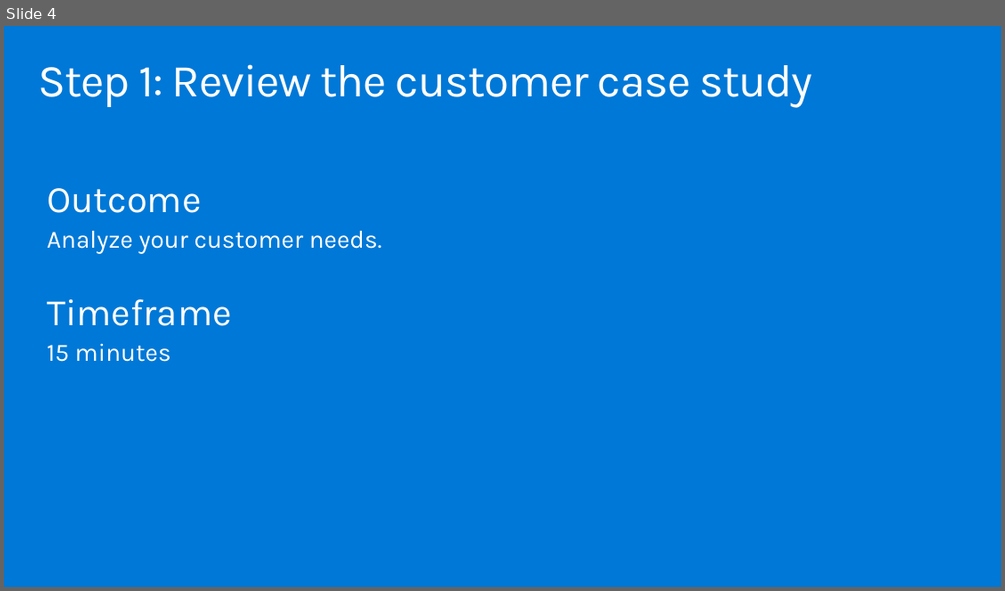
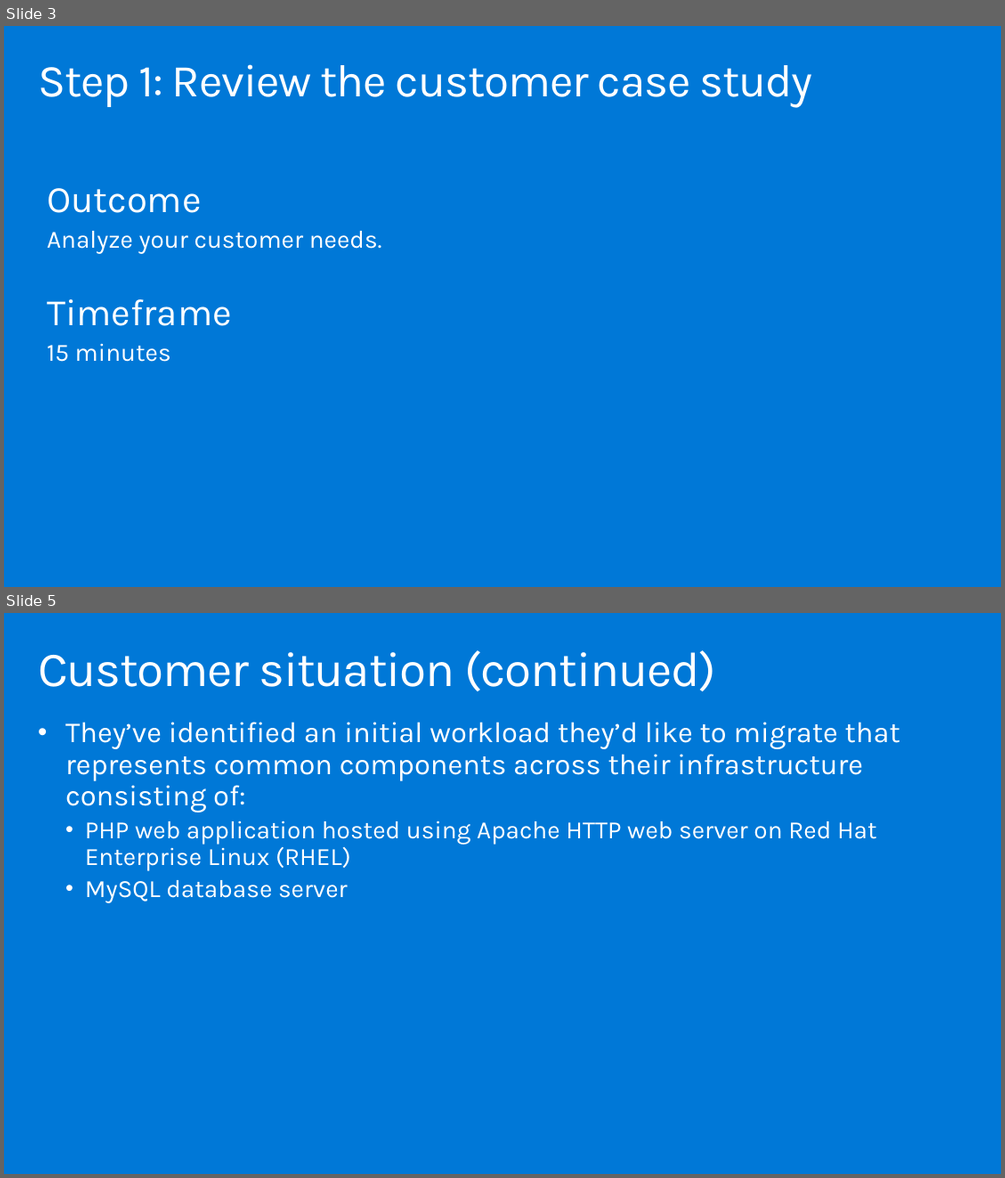
Before and after one commit to solliancenet/MCW-Migrate-Linux-OSS-DB-to-Azure, a slide deck: Whiteboard design session/WDS trainer presentation - Migrate and modernize case for Linux and OSS DB to Azure.pptx. Shown one above the other, each under a label of ours: slide 4 before the commit, slides 3 and 5 after it; the slides between them are not shown. The pictures are 1005x591 and 1005x1178 pixels, drawn with LibreOffice and Linux fonts; fonts in the diff are those of the drawing. Boxes give left, top, right and bottom in pixels: in the first picture for what was removed or moved away, otherwise in the second. Text is boxed around its words. In the diff, an @@ line names an element or a change of style, - is before the commit and + after.

```diff
--- a/Whiteboard design session/WDS trainer presentation - Migrate and modernize case for Linux and OSS DB to Azure.pptx
+++ b/Whiteboard design session/WDS trainer presentation - Migrate and modernize case for Linux and OSS DB to Azure.pptx
@@ slide 5 added at [4, 613, 1001, 1174], background #0078D7 @@
@@ title added at [38, 650, 716, 691], 47 pt, text #FFFFFF @@
+Customer situation (continued)
@@ text added at [65, 722, 900, 871], 28 pt, text #FFFFFF @@
+• They’ve identified an initial workload they’d like to migrate that represents common components across their infrastructure consisting of:
+  • PHP web application hosted using Apache HTTP web server on Red Hat Enterprise Linux (RHEL)
+  • MySQL database server
@@ what was slide 4 is now slide 3 @@
```
Also in this commit, not shown: 1 slide changed, 23 other slides added, 17 slides removed, 3 other files.
